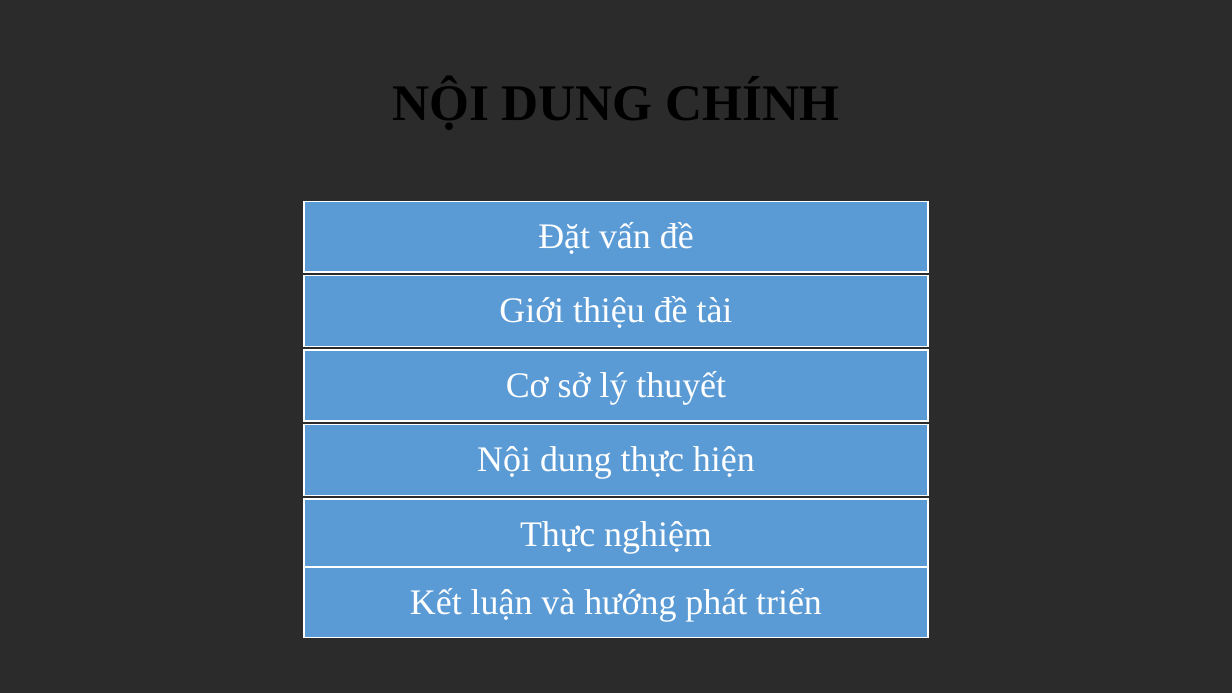
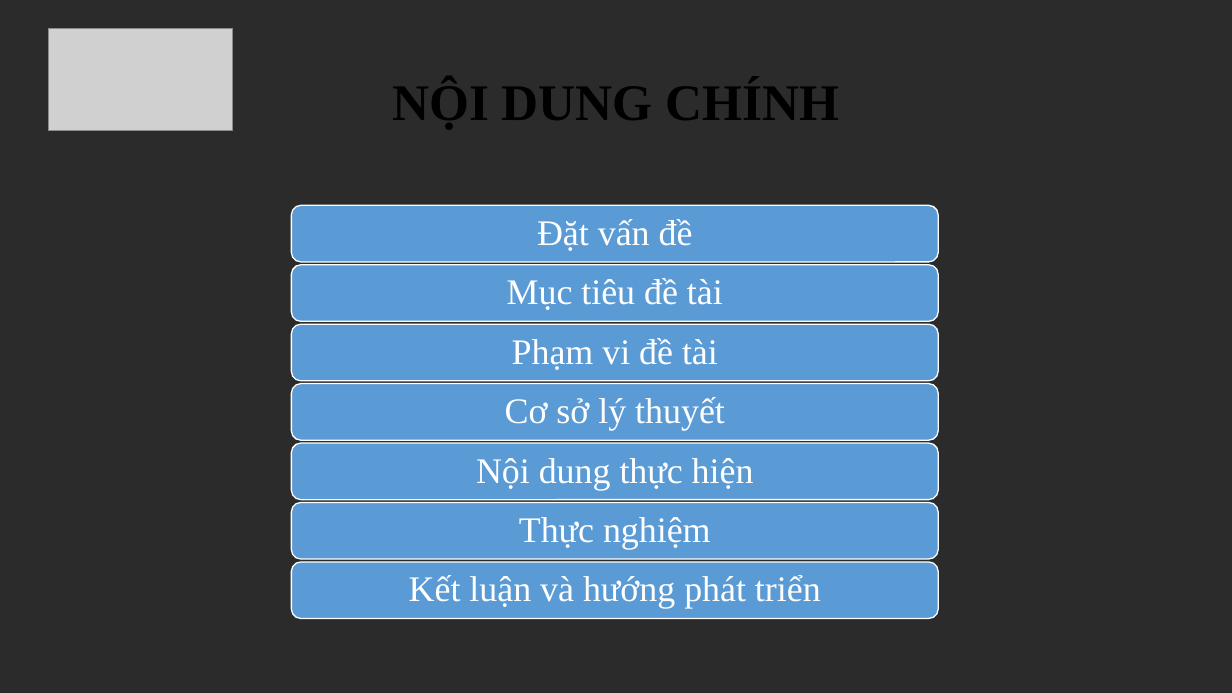
Before and after one commit to thanle95/Thesis_VietnameseCheckingSpelling, a slide deck: slide 2 of present.pptx. Drawn at 1232x693 pixels with LibreOffice and Linux fonts; fonts in the diff are those of the drawing; grey boxes stand for pictures; background and template pictures are left out; a plain dark background stands for a picture behind light text. Boxes give left, top, right and bottom in pixels: in the first picture for what was removed or moved away, otherwise in the second. Text is boxed around its words. In the diff, an @@ line names an element or a change of style, - is before the commit and + after.

```diff
--- a/present.pptx
+++ b/present.pptx
@@ picture added at bbox=[48, 29, 233, 130] @@
@@ rounded rectangle: place and size @@
-rounded rectangle at bbox=[304, 201, 929, 273]
+rounded rectangle at bbox=[291, 205, 938, 262]
@@ rectangle to rounded rectangle in 5 elements at bbox=[291, 503, 938, 559], bbox=[291, 205, 938, 262], bbox=[291, 444, 938, 500], bbox=[291, 562, 938, 618], bbox=[291, 265, 938, 322] @@
@@ rounded rectangle: place and size @@
-rounded rectangle at bbox=[304, 275, 929, 347]
+rounded rectangle at bbox=[291, 265, 938, 322]
@@ text at bbox=[507, 278, 723, 310]: text changed @@
-Giới thiệu đề tài
+Mục tiêu đề tài
@@ rounded rectangle added at bbox=[291, 324, 938, 381], fill #5B9BD5, outline #FFFFFF 1 pt @@
@@ rectangle removed at bbox=[304, 350, 929, 421] @@
@@ text added at bbox=[512, 338, 718, 370], 28 pt, text #FFFFFF @@
+Phạm vi đề tài
@@ rounded rectangle added at bbox=[291, 384, 938, 440], fill #5B9BD5, outline #FFFFFF 1 pt @@
@@ text "Cơ sở lý thuyết": place and size @@
-text "Cơ sở lý thuyết" at bbox=[506, 371, 726, 404]
+text "Cơ sở lý thuyết" at bbox=[505, 397, 725, 431]
@@ rounded rectangle: place and size @@
-rounded rectangle at bbox=[304, 424, 929, 495]
+rounded rectangle at bbox=[291, 444, 938, 500]
@@ text "Nội dung thực hiện": place and size @@
-text "Nội dung thực hiện" at bbox=[477, 446, 755, 479]
+text "Nội dung thực hiện" at bbox=[476, 458, 754, 490]
@@ rounded rectangle: place and size @@
-rounded rectangle at bbox=[304, 499, 929, 570]
+rounded rectangle at bbox=[291, 503, 938, 559]
@@ text "Thực nghiệm": place and size @@
-text "Thực nghiệm" at bbox=[520, 521, 712, 553]
+text "Thực nghiệm" at bbox=[519, 517, 711, 549]
@@ rounded rectangle: place and size @@
-rounded rectangle at bbox=[304, 567, 929, 639]
+rounded rectangle at bbox=[291, 562, 938, 618]
@@ text "Kết luận và hướng phát ...": place and size @@
-text "Kết luận và hướng phát ..." at bbox=[410, 588, 822, 621]
+text "Kết luận và hướng phát ..." at bbox=[409, 575, 821, 609]
```
Also in this commit, not shown: 39 other slides changed.
